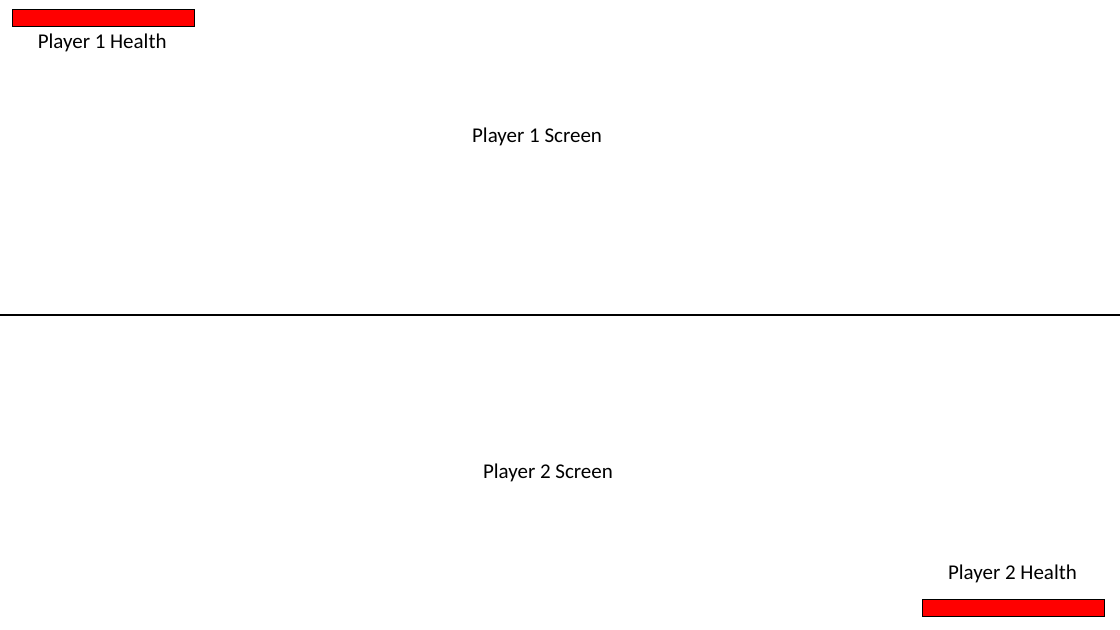
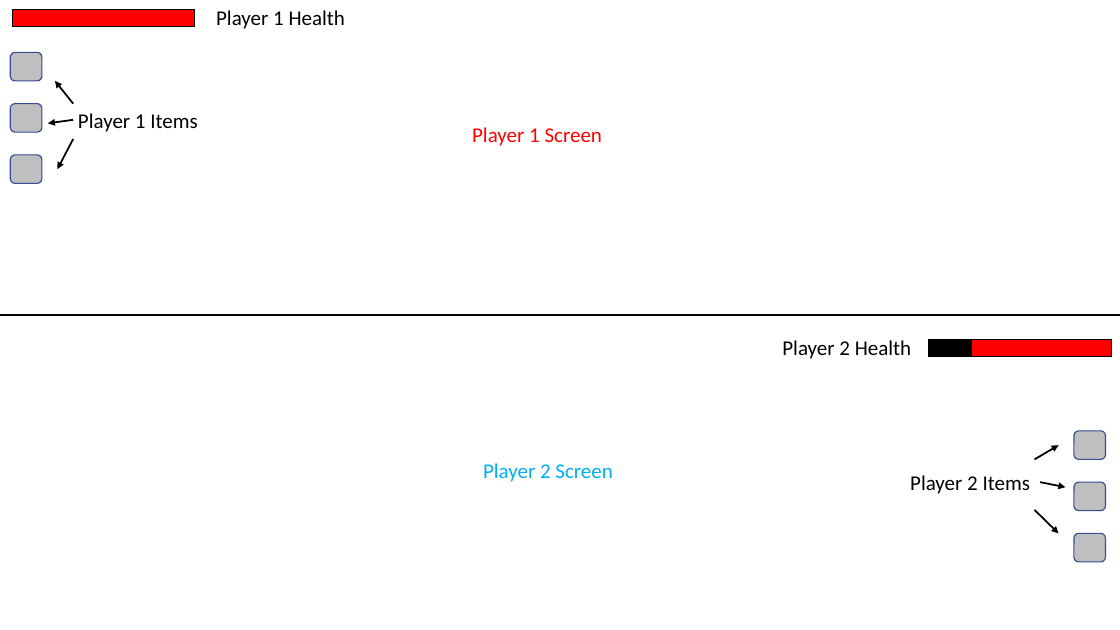
Before and after one commit to wbeaven/Williams_Backpack, a slide deck: slide 5 of AIE Year 2/Psychology and Economies/Greco Feudal Docs/Greco Feudal Wireframe.pptx (slide 3 before the commit). Drawn at 1120x630 pixels with LibreOffice and Linux fonts; fonts in the diff are those of the drawing. Boxes give left, top, right and bottom in pixels: in the first picture for what was removed or moved away, otherwise in the second. Text is boxed around its words. In the diff, an @@ line names an element or a change of style, - is before the commit and + after.

```diff
--- a/AIE Year 2/Psychology and Economies/Greco Feudal Docs/Greco Feudal Wireframe.pptx
+++ b/AIE Year 2/Psychology and Economies/Greco Feudal Docs/Greco Feudal Wireframe.pptx
@@ text "Player 1 Health": place and size @@
-text "Player 1 Health" at [38, 33, 166, 52]
+text "Player 1 Health" at [216, 10, 345, 29]
@@ rounded rectangle added at [10, 52, 42, 81], fill #BFBFBF, outline #3A4C94 1 pt @@
@@ arrow added from (73, 103) to (55, 81), #000000 1.5 pt @@
@@ rounded rectangle added at [10, 103, 42, 132], fill #BFBFBF, outline #3A4C94 1 pt @@
@@ text added at [78, 113, 197, 132], 18 pt, text #000000 @@
+Player 1 Items
@@ text "Player 1 Screen" at [472, 127, 602, 146]: text colour #000000 to #FF0000 @@
@@ arrow added from (73, 120) to (48, 124), #000000 1.5 pt @@
@@ arrow added from (73, 139) to (57, 169), #000000 1.5 pt @@
@@ rounded rectangle added at [10, 155, 42, 183], fill #BFBFBF, outline #3A4C94 1 pt @@
@@ text "Player 2 Health": place and size @@
-text "Player 2 Health" at [948, 564, 1076, 583]
+text "Player 2 Health" at [782, 340, 911, 359]
@@ rectangle: place and size @@
-rectangle at [923, 600, 1105, 617]
+rectangle at [929, 339, 1112, 356]
@@ rectangle at [929, 339, 1112, 356]: fill #FF0000 to #000000 @@
@@ rectangle added at [971, 339, 1112, 356], fill #FF0000, outline #000000 1 pt @@
@@ arrow added from (1035, 460) to (1059, 445), #000000 1.5 pt @@
@@ rounded rectangle added at [1074, 431, 1106, 460], fill #BFBFBF, outline #3A4C94 1 pt @@
@@ text "Player 2 Screen" at [483, 463, 612, 482]: text colour #000000 to #00B0F0 @@
@@ text added at [910, 475, 1030, 494], 18 pt, text #000000 @@
+Player 2 Items
@@ arrow added from (1040, 482) to (1065, 487), #000000 1.5 pt @@
@@ rounded rectangle added at [1074, 482, 1106, 511], fill #BFBFBF, outline #3A4C94 1 pt @@
@@ arrow added from (1035, 510) to (1059, 534), #000000 1.5 pt @@
@@ rounded rectangle added at [1074, 534, 1106, 562], fill #BFBFBF, outline #3A4C94 1 pt @@
```
Also in this commit, not shown: 8 slides added, 2 slides removed, 40 other files.
